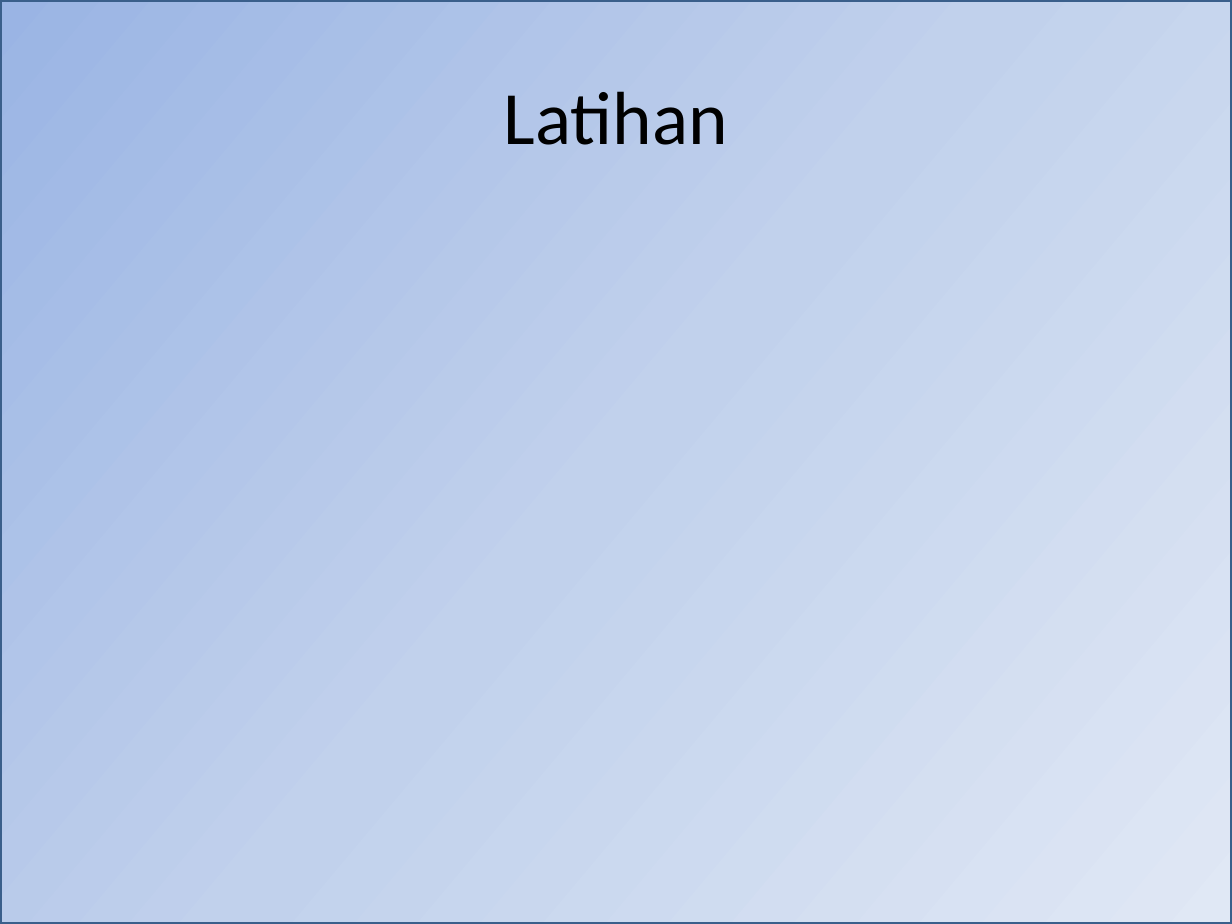
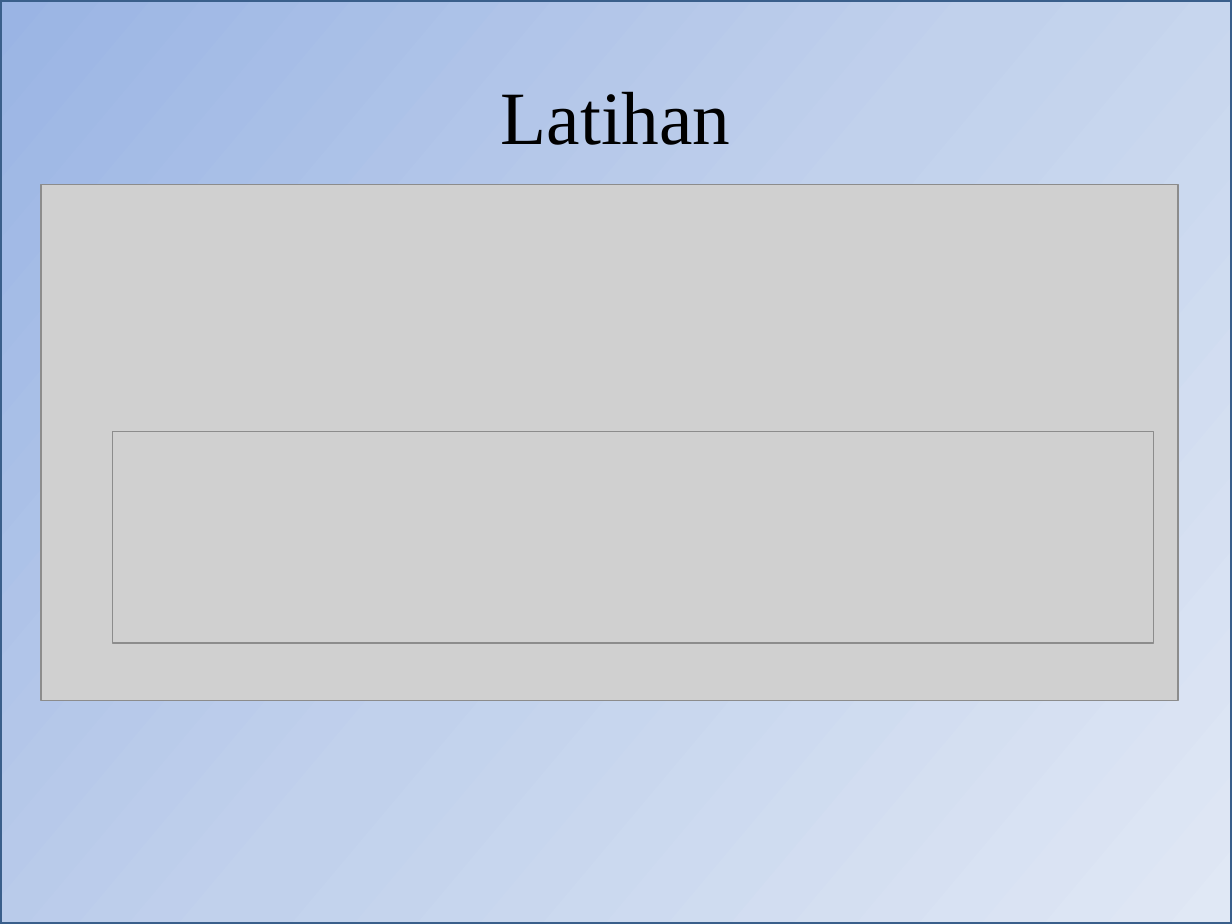
Before and after one commit to blodstone/Pengantar-Algoritma, a slide deck: slide 29 of Presentasi/Pertemuan 4 Perulangan (Looping).pptx (slide 27 before the commit). Drawn at 1232x924 pixels with LibreOffice and Linux fonts; fonts in the diff are those of the drawing; grey boxes stand for pictures. Boxes give left, top, right and bottom in pixels: in the first picture for what was removed or moved away, otherwise in the second. Text is boxed around its words. In the diff, an @@ line names an element or a change of style, - is before the commit and + after.

Commit message:
Final Pertemuan 4 : Perulangan Teks Book & Slide (Latihan Teori /  Catatan :  Latihan Praktek Belum

```diff
--- a/Presentasi/Pertemuan 4 Perulangan (Looping).pptx
+++ b/Presentasi/Pertemuan 4 Perulangan (Looping).pptx
@@ title "Latihan" at <box>501,91,731,145</box>: font Calibri to Times New Roman @@
@@ picture added at <box>41,185,1178,701</box> @@
@@ picture added at <box>113,431,1154,643</box> @@
```
Also in this commit, not shown: 4 other slides changed, 6 slides added, 3 other files.
